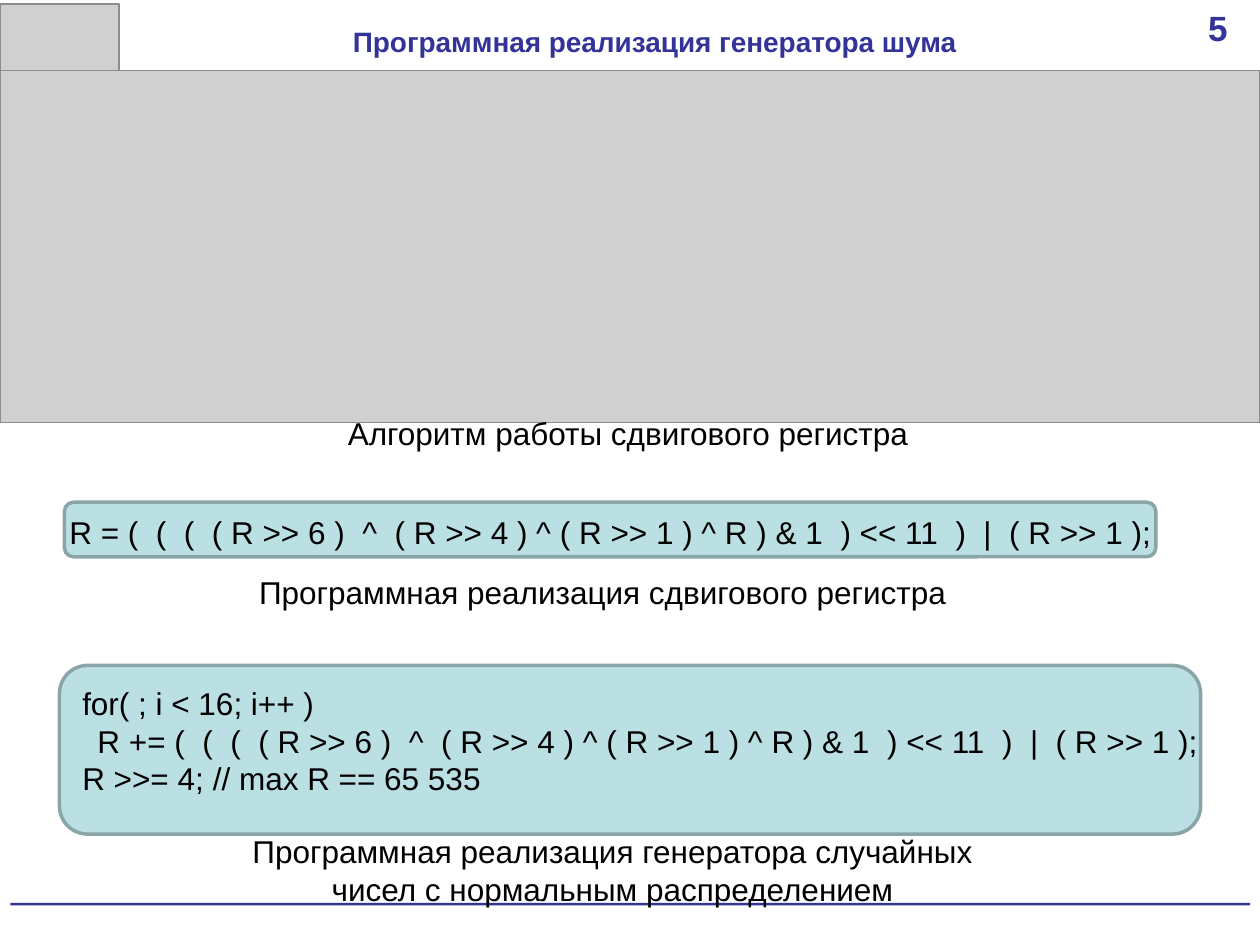
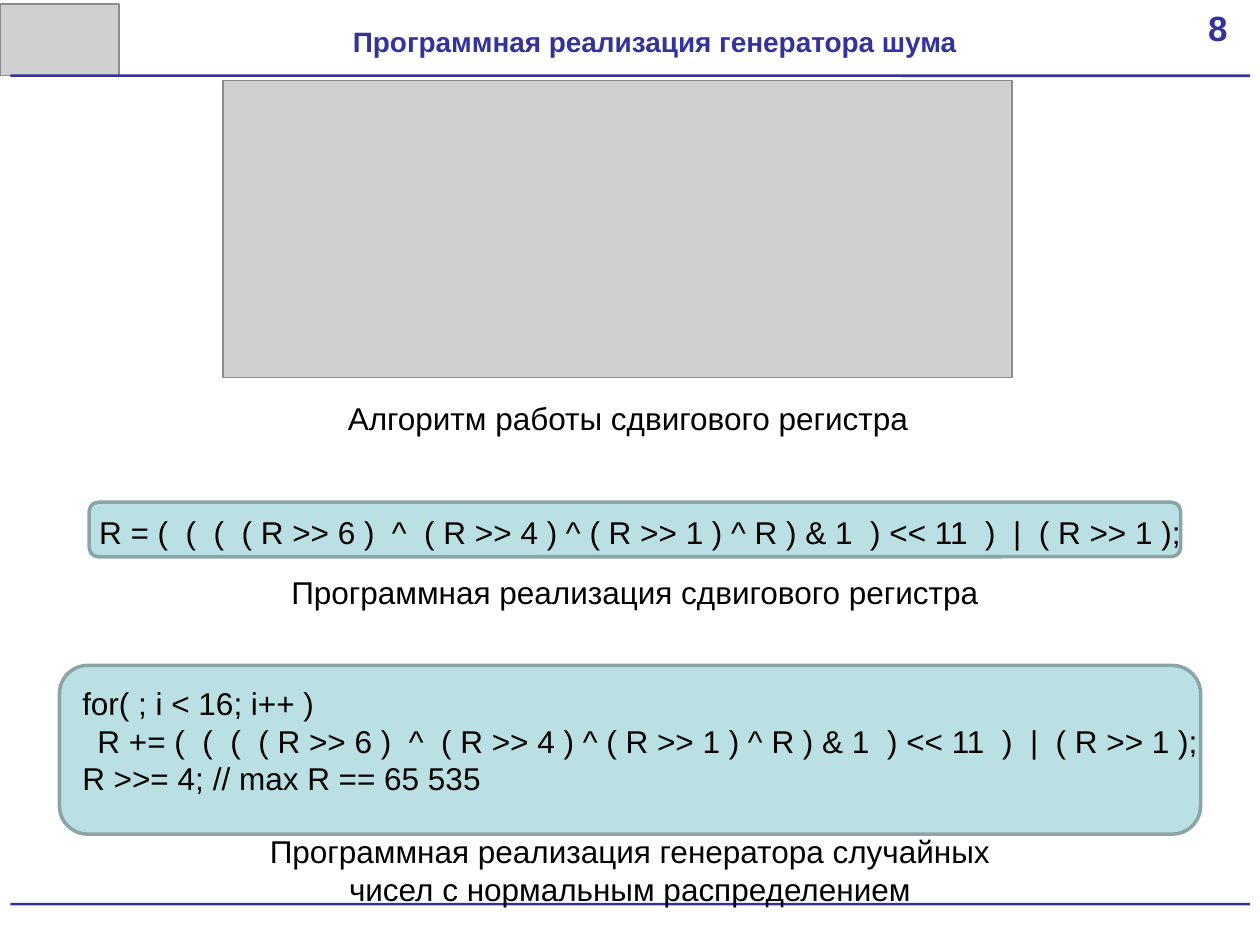
Before and after one commit to scorpion-afi/oscilator, a slide deck: slide 8 of documentation/Presentation.pptx. Drawn at 1260x945 pixels with LibreOffice and Linux fonts; fonts in the diff are those of the drawing; grey boxes stand for pictures. Boxes give left, top, right and bottom in pixels: in the first picture for what was removed or moved away, otherwise in the second. Text is boxed around its words. In the diff, an @@ line names an element or a change of style, - is before the commit and + after.

```diff
--- a/documentation/Presentation.pptx
+++ b/documentation/Presentation.pptx
@@ text in rectangle at box(1208, 16, 1227, 42): text changed @@
-5
+8
@@ line added from (10, 76) to (1250, 76), #333399 1.5 pt @@
@@ picture: place and size @@
-picture at box(0, 71, 1260, 423)
+picture at box(223, 81, 1012, 378)
@@ text "Алгоритм работы сдвигового регистра": place and size @@
-text "Алгоритм работы сдвигового регистра" at box(348, 420, 908, 451)
+text "Алгоритм работы сдвигового регистра" at box(348, 407, 908, 436)
@@ text "R = ( ( ( ...": place and size @@
-text "R = ( ( ( ..." at box(69, 522, 1123, 545)
+text "R = ( ( ( ..." at box(99, 522, 1153, 545)
@@ rounded rectangle: place and size @@
-rounded rectangle at box(64, 503, 1155, 557)
+rounded rectangle at box(89, 503, 1181, 557)
@@ text "Программная реализация сдвигового регистра": place and size @@
-text "Программная реализация сдвигового регистра" at box(259, 582, 946, 610)
+text "Программная реализация сдвигового регистра" at box(291, 582, 978, 610)
@@ text "Программная реализация генератора случайных чисел ...": place and size @@
-text "Программная реализация генератора случайных чисел ..." at box(252, 839, 972, 907)
+text "Программная реализация генератора случайных чисел ..." at box(270, 839, 990, 907)
```
Also in this commit, not shown: 11 other slides changed, 2 other files.
